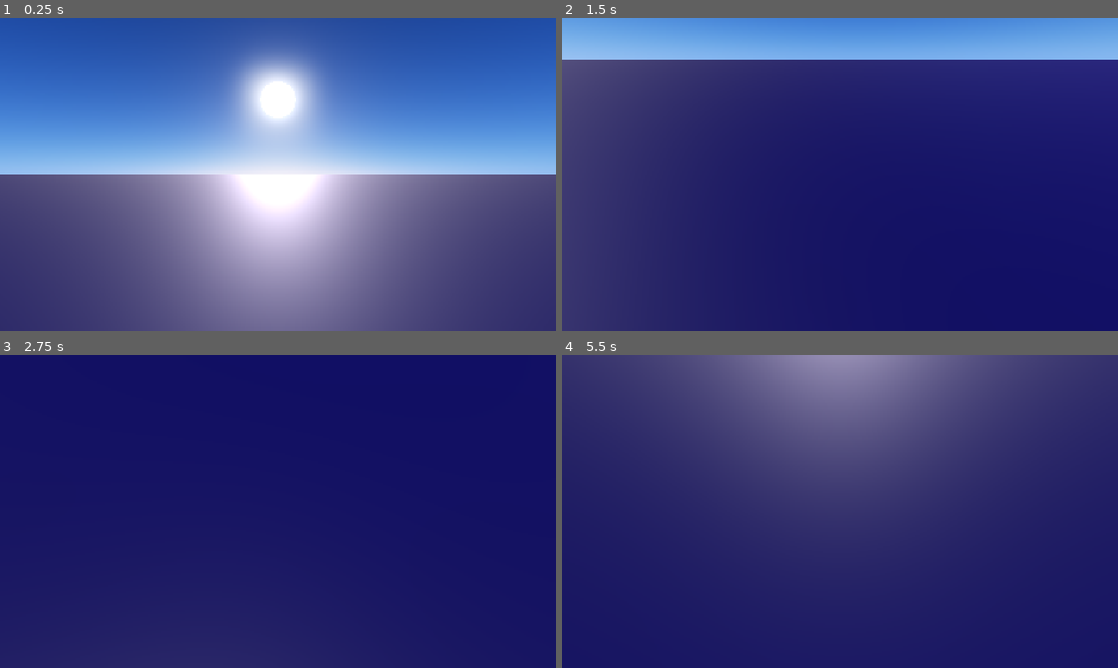
Above: before the commit, frames 1-4 (two rows, left to right).
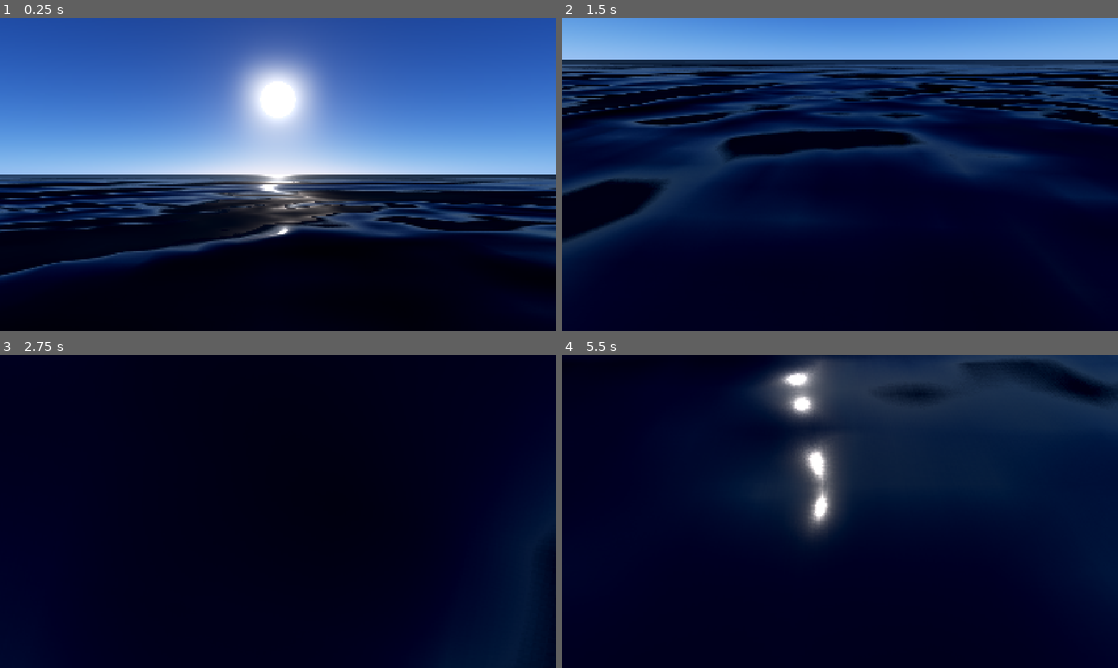
Above: after the commit, the same moments.

Repository: Nail-it-Jason/Weather_System
Game: Godot game, scene res://world.tscn
The game is run twice, just before and just after one commit, with the same random seed, the same clock (stepped at 60 frames per second) and the same inputs.
Inputs:
- Up to frame 1 (0.25 s): no input
- Up to frame 2 (1.5 s): hold D 0.53-1.28 s; hold E 0.53-1.28 s; hold S from 1.28 s (still down); tap Q at 1.35 s
- Up to frame 3 (2.75 s): release S at 2.03 s; hold D from 2.03 s (still down); hold E from 2.03 s (still down)
- Up to frame 4 (5.5 s): release D at 2.78 s; release E at 2.78 s; hold W 2.78-3.53 s; tap Q at 2.85, 4.35 s; hold E 3.53-4.28 s; hold A 3.53-5.03 s; hold S from 5.03 s (still down); hold E from 5.03 s (still down)

The runs differ from the first frame. In frame 1, 50% of the frame differs, in the area x 0-100%, y 50-100%; in frame 2, 82%; in frame 3, 100%, in the area x 0-100%, y 0-100%; in frame 4, 100%.

Commit message:
add water wave and cloud (need further improvement)

Diff:
--- a/atmosphere_manager.gd
+++ b/atmosphere_manager.gd
@@ -27,8 +27,34 @@
 		view_height = v
 		_update_atmosphere()
 
+@export_group("Cloud Control")
+@export_range(0.0, 1.0, 0.01) var cloud_coverage: float = 0.5 :
+	set(v):
+		cloud_coverage = v
+		_update_cloud_params()
+
+@export_range(1.0, 20.0, 0.1) var cloud_size: float = 5.0 :
+	set(v):
+		cloud_size = v
+		_update_cloud_params()
+
+@export_range(0.0, 10.0, 0.1) var cloud_speed: float = 1.0 :
+	set(v):
+		cloud_speed = v
+		_update_cloud_params()
+
+func _update_cloud_params():
+	if not is_inside_tree(): return
+	if world_env and world_env.environment and world_env.environment.sky:
+		var sky_mat = world_env.environment.sky.sky_material
+		if sky_mat:
+			sky_mat.set_shader_parameter("cloud_coverage", cloud_coverage)
+			sky_mat.set_shader_parameter("cloud_size", cloud_size)
+			sky_mat.set_shader_parameter("cloud_speed", cloud_speed)
+
 func _ready():
 	_update_atmosphere()
+	_update_cloud_params()
 
 func _update_atmosphere():
 	if not is_inside_tree(): return
@@ -68,10 +94,12 @@
 
 		var energy_mult = clamp(sin(el) * 4.0, 0.0, 1.0)
 
-		sun_light.light_energy = lerp(0.2, 2.0, energy_mult)
-
-		var sunset_color = Color(1.0, 0.3, 0.05) # 极深的血橙色
-		var day_color = Color(1.0, 0.95, 0.9)    # 日常日光白
+		if el <= 0.0:
+			sun_light.light_energy = 0.0
+		else:
+			sun_light.light_energy = lerp(0.05, 2.0, energy_mult)
+		var sunset_color = Color(1.0, 0.3, 0.05)
+		var day_color = Color(1.0, 0.95, 0.9)
 		sun_light.light_color = day_color.lerp(sunset_color, 1.0 - energy_mult)
 
 # update parameter to certain path of shader
--- a/project.godot
+++ b/project.godot
@@ -29,4 +29,5 @@
 [rendering]
 
 rendering_device/driver.windows="d3d12"
+textures/vram_compression/import_etc2_astc=true
 viewport/hdr_2d=true
--- a/sky.gdshader
+++ b/sky.gdshader
@@ -5,6 +5,39 @@
 
 uniform vec3 sun_direction;
 uniform vec3 sun_color = vec3(1.0);
+
+
+uniform float cloud_coverage = 0.5;
+uniform float cloud_size = 5.0;
+uniform float cloud_speed = 1.0;
+
+// 2d random noise
+float hash(vec2 p) {
+    p = fract(p * vec2(234.34, 435.345));
+    p += dot(p, p + 34.23);
+    return fract(p.x * p.y);
+}
+
+float noise(vec2 p) {
+    vec2 i = floor(p);
+    vec2 f = fract(p);
+    vec2 u = f * f * (3.0 - 2.0 * f);
+    return mix(mix(hash(i + vec2(0.0,0.0)), hash(i + vec2(1.0,0.0)), u.x),
+               mix(hash(i + vec2(0.0,1.0)), hash(i + vec2(1.0,1.0)), u.x), u.y);
+}
+
+// FBM
+float fbm(vec2 p) {
+    float f = 0.0;
+    float amp = 0.5;
+    for(int i = 0; i < 4; i++) {
+        f += amp * noise(p);
+        p *= 2.0;
+        amp *= 0.5;
+    }
+    return f;
+}
+
 
 void sky() {
     vec3 rd = EYEDIR;
@@ -38,6 +71,42 @@
     float core_mult = mix(1.5, 50.0, sun_height);
 
     vec3 sun_total = sun_color * (sun_disc * core_mult + sun_halo);
-
-    COLOR = sky_tonemapped + sun_total;
+	COLOR = sky_tonemapped + sun_total;
+	//// ==========================================
+    //// ☁️ 云层与火烧云生成逻辑
+    //// ==========================================
+    //// 1. 生成移动的 UV 坐标 (头顶的云移动快，地平线移动慢，产生 3D 透视感)
+    //vec2 cloud_uv = vec2(u * 4.0, adj_v * 2.0);
+    //cloud_uv += TIME * cloud_speed * 0.005;
+    //cloud_uv *= cloud_size;
+//
+    //// 2. 生成基础云层形态
+    //float n = fbm(cloud_uv);
+    //
+    //// 3. 覆盖率控制 (将连续的噪声变成一朵朵独立的云)
+    //// 根据 cloud_coverage 截断噪声，加一点 smoothstep 让边缘羽化
+    //float cloud_density = smoothstep(1.0 - cloud_coverage, 1.0 - cloud_coverage + 0.2, n);
+    //
+    //// 让靠近地平线的云淡出，防止极其边缘的地方拉伸变形
+    //cloud_density *= smoothstep(0.0, 0.2, rd.y);
+//
+    //// 4. ✨ 火烧云染色魔法！
+    //// 正午时，云是白色的。太阳越低，云越会被染成明亮的橘红色/粉紫色！
+    //vec3 sunset_cloud_color = vec3(1.0, 0.4, 0.2) * 2.0; // 高亮橘红
+    //vec3 day_cloud_color = vec3(1.0, 1.0, 1.0);
+    //
+    //// 利用太阳的高度 (sun_direction.y) 来混合云的颜色
+    //float sunset_factor = clamp(1.0 - (sun_direction.y * 3.0), 0.0, 1.0);
+    //vec3 final_cloud_color = mix(day_cloud_color, sunset_cloud_color, sunset_factor);
+    //
+    //// 加一点太阳光晕的漫反射在云上 (让云遮住太阳时有透光感)
+    //final_cloud_color += pow(max(0.0, sun_dot), 10.0) * sun_color * 0.5;
+//
+    //// ==========================================
+    //// 最终混合
+    //// ==========================================
+    //// 将天空底色和云层按云的密度混合，最后再叠加超亮的太阳
+    //vec3 final_sky = mix(sky_tonemapped, final_cloud_color, cloud_density);
+    //
+    //COLOR = final_sky + sun_total;
 }
--- /dev/null
+++ b/water.gdshader
@@ -0,0 +1,27 @@
+shader_type spatial;
+
+uniform vec3 albedo : source_color = vec3(0.01, 0.05, 0.1);
+uniform float roughness : hint_range(0.0, 1.0) = 0.1;
+uniform float normal_scale = 2.0;
+
+uniform sampler2D wave_texture : hint_normal;
+
+uniform vec2 scroll1 = vec2(0.02, 0.02);
+uniform vec2 scroll2 = vec2(-0.01, 0.03);
+
+void fragment() {
+    ALBEDO = albedo;
+    ROUGHNESS = roughness;
+    METALLIC = 0.0; // water is not metal
+
+    vec2 uv_1 = UV * 20.0 + TIME * scroll1;
+    vec2 uv_2 = UV * 20.0 + TIME * scroll2;
+
+    vec3 n1 = texture(wave_texture, uv_1).rgb;
+    vec3 n2 = texture(wave_texture, uv_2).rgb;
+
+    vec3 normal_blend = mix(n1, n2, 0.5);
+
+    NORMAL_MAP = normal_blend;
+    NORMAL_MAP_DEPTH = normal_scale;
+}
--- a/world.tscn
+++ b/world.tscn
@@ -2,13 +2,31 @@
 
 [ext_resource type="PackedScene" uid="uid://bd7rfh7prtjyn" path="res://atmosphere_manager.tscn" id="1_f3sb7"]
 [ext_resource type="Script" uid="uid://54hdjougfoof" path="res://camera_3d.gd" id="2_fj7yv"]
+[ext_resource type="Shader" uid="uid://c6cavuvps8kv5" path="res://water.gdshader" id="2_tlwt5"]
 
 [sub_resource type="PlaneMesh" id="PlaneMesh_f3sb7"]
 size = Vector2(10000, 10000)
+subdivide_width = 10
+subdivide_depth = 10
 
-[sub_resource type="StandardMaterial3D" id="StandardMaterial3D_f3sb7"]
-albedo_color = Color(0, 0, 0.32156864, 1)
-roughness = 0.77
+[sub_resource type="FastNoiseLite" id="FastNoiseLite_aqk2v"]
+frequency = 0.016
+fractal_type = 2
+
+[sub_resource type="NoiseTexture2D" id="NoiseTexture2D_036b0"]
+noise = SubResource("FastNoiseLite_aqk2v")
+seamless = true
+as_normal_map = true
+
+[sub_resource type="ShaderMaterial" id="ShaderMaterial_dwbse"]
+render_priority = 0
+shader = ExtResource("2_tlwt5")
+shader_parameter/albedo = Color(0.01, 0.05, 0.1, 1)
+shader_parameter/roughness = 0.05
+shader_parameter/normal_scale = 1.0
+shader_parameter/wave_texture = SubResource("NoiseTexture2D_036b0")
+shader_parameter/scroll1 = Vector2(0.02, 0.02)
+shader_parameter/scroll2 = Vector2(-0.01, 0.03)
 
 [node name="World" type="Node" unique_id=1895361464]
 
@@ -16,10 +34,13 @@
 sun_elevation = 15.4
 sun_azimuth = 180.0
 exposure = 10.0
+cloud_coverage = 0.73
+cloud_size = 20.0
+cloud_speed = 0.0
 
-[node name="Ground" type="MeshInstance3D" parent="." unique_id=1770013537]
+[node name="Ocean" type="MeshInstance3D" parent="." unique_id=1770013537]
 mesh = SubResource("PlaneMesh_f3sb7")
-surface_material_override/0 = SubResource("StandardMaterial3D_f3sb7")
+surface_material_override/0 = SubResource("ShaderMaterial_dwbse")
 
 [node name="Camera3D" type="Camera3D" parent="." unique_id=1267982112]
 transform = Transform3D(0.99999994, 0, 0, 0, 1, 0, 0, 0, 0.99999994, 0, 2, 0)
Not shown, changed: .DS_Store
